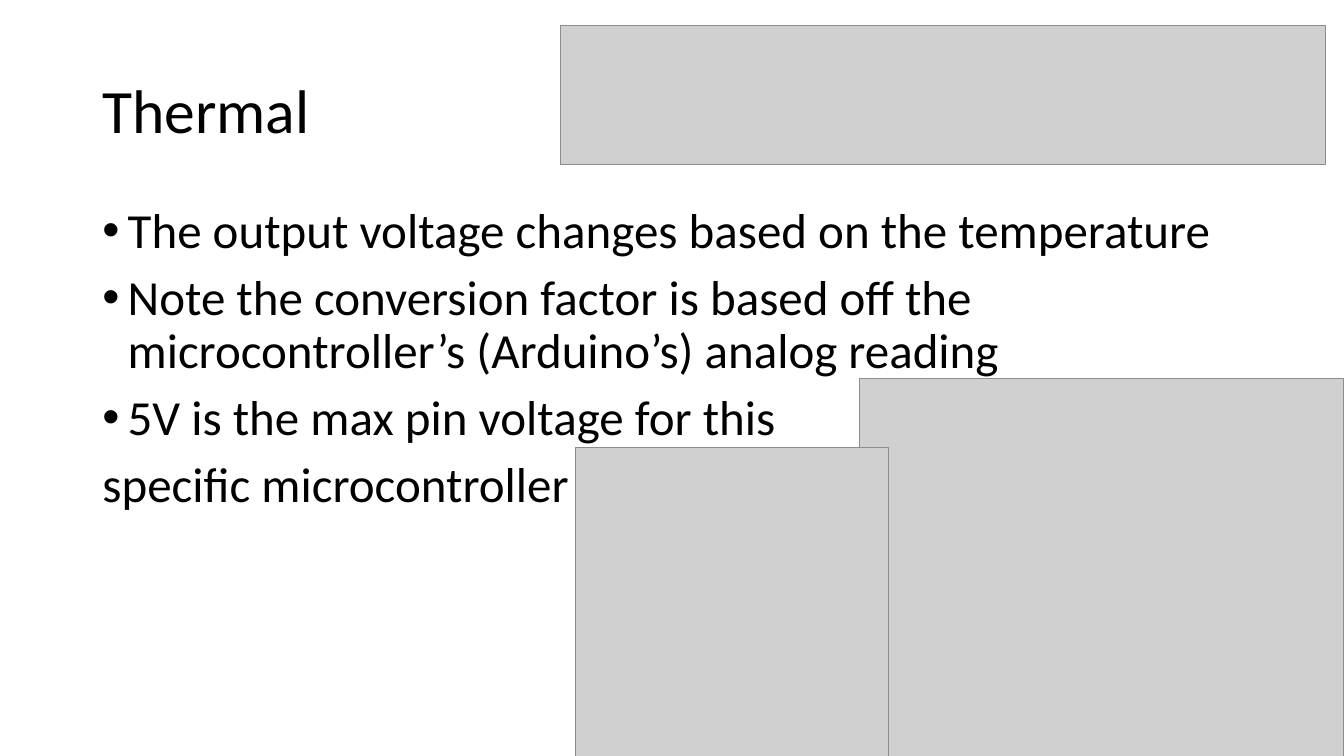
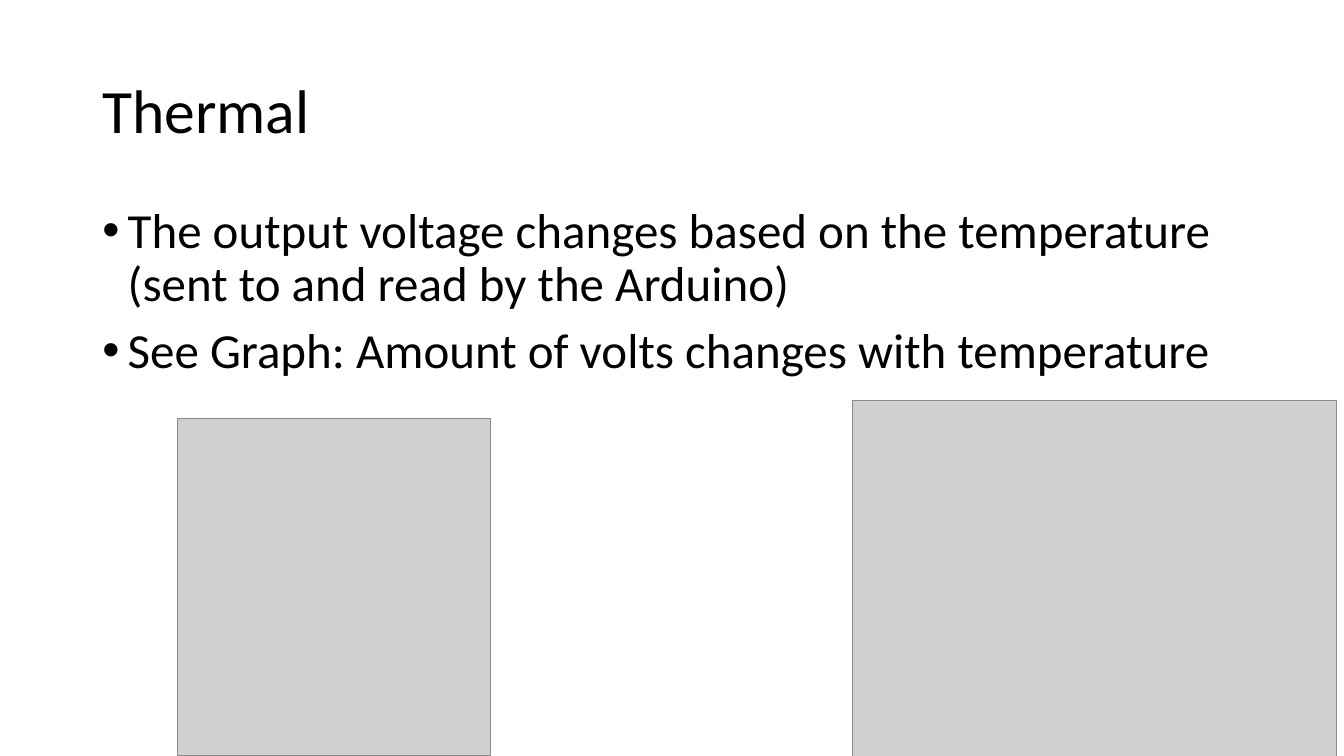
Before and after one commit to rchatrath7/PDH-Workshops, a slide deck: slide 5 of vishal-sensors-lecture/Sensor Lecture.pptx (slide 2 before the commit). Drawn at 1344x756 pixels with LibreOffice and Linux fonts; fonts in the diff are those of the drawing; grey boxes stand for pictures. Boxes give left, top, right and bottom in pixels: in the first picture for what was removed or moved away, otherwise in the second. Text is boxed around its words. In the diff, an @@ line names an element or a change of style, - is before the commit and + after.

Commit message:
Made the powerpoint simpler and more polished. Added the sample Arduino sketches including commenting for proper wiring.

```diff
--- a/vishal-sensors-lecture/Sensor Lecture.pptx
+++ b/vishal-sensors-lecture/Sensor Lecture.pptx
@@ picture removed at bbox=[561, 25, 1326, 165] @@
@@ text at bbox=[128, 214, 1210, 377]: text changed @@
-• The output voltage changes based on the temperature
-• Note the conversion factor is based off the microcontroller’s (Arduino’s) analog reading
-• 5V is the max pin voltage for this
-specific microcontroller
+• The output voltage changes based on the temperature (sent to and read by the Arduino)
+• See Graph: Amount of volts changes with temperature
@@ picture: place and size @@
-picture at bbox=[576, 448, 888, 756]
+picture at bbox=[177, 418, 490, 756]
@@ picture: place and size @@
-picture at bbox=[860, 379, 1344, 756]
+picture at bbox=[853, 401, 1337, 756]
```
Also in this commit, not shown: 7 other slides changed, 11 slides added, 2 slides removed, 4 other files.
